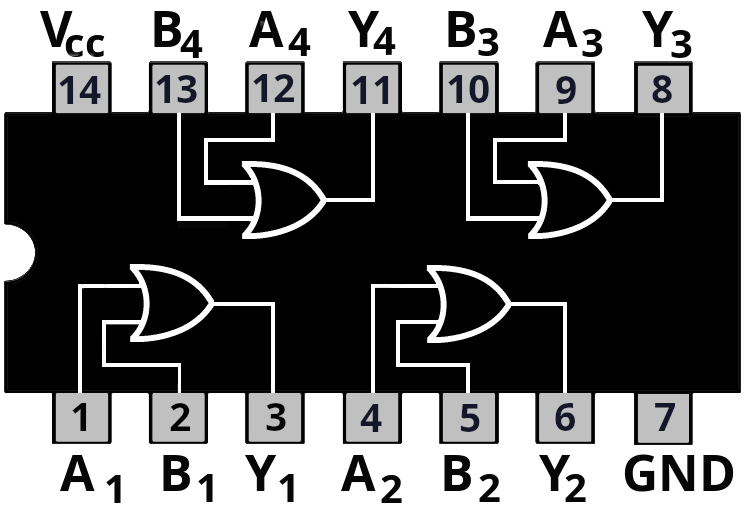
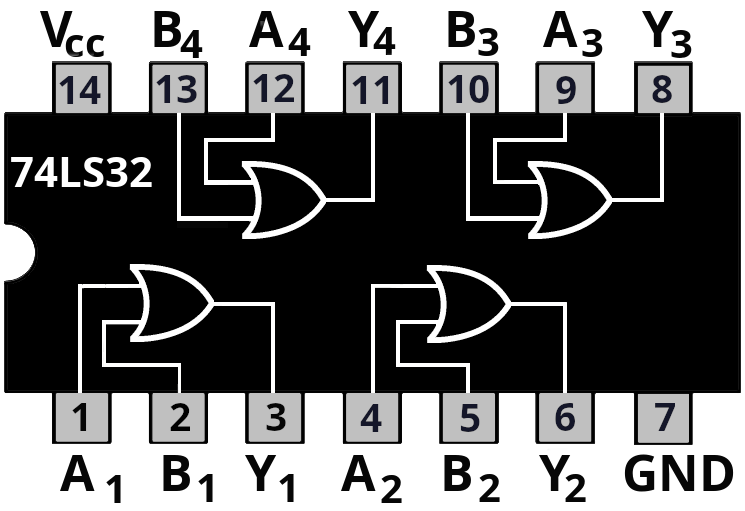
Revision of a layered 745 x 511 image; what changed, layer by layer:
added layer "74LS32" above "74LS00-black.png" over [11,157,152,187]
